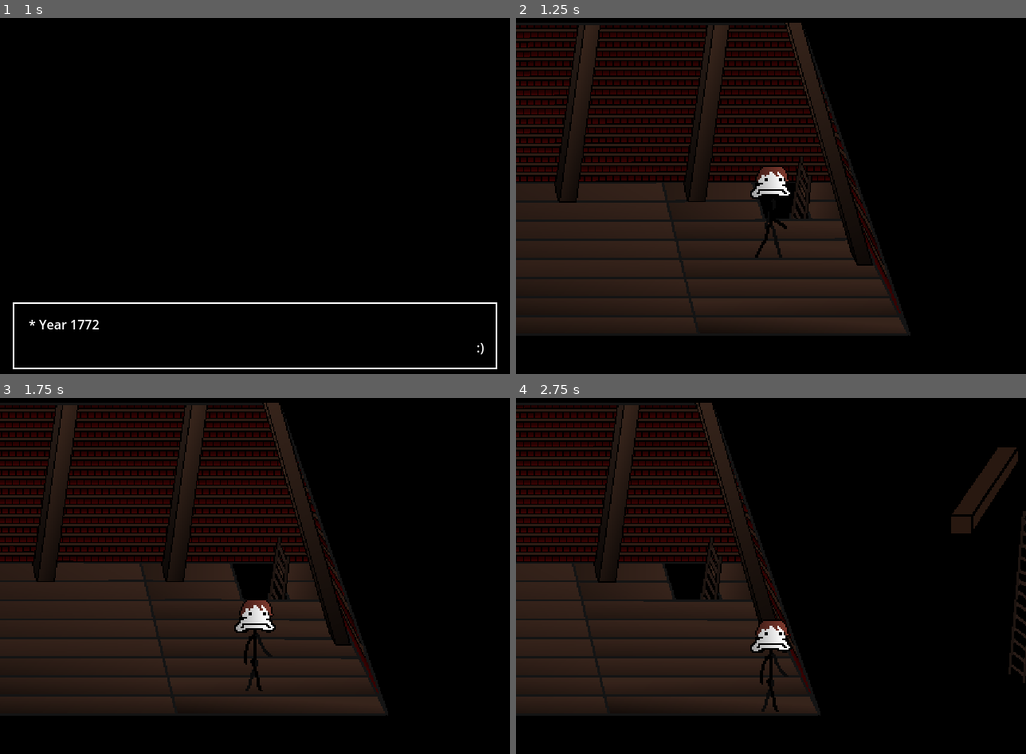
Above: before the commit, frames 1-4 (two rows, left to right).
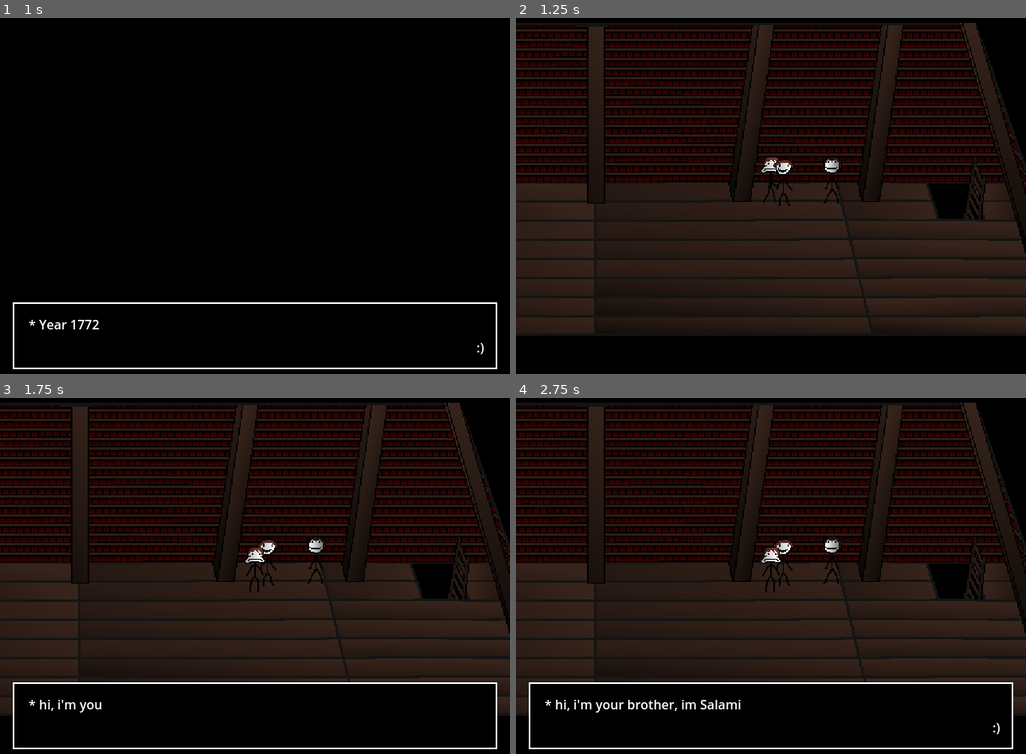
Above: after the commit, the same moments.

Repository: Jupyyter/I-am-hungry-and-my-name-is-Hadarag-Gabriel
Game: Godot game, scene res://scenes/intro.tscn
The game is run twice, just before and just after one commit, with the same random seed, the same clock (stepped at 60 frames per second) and the same inputs.
Inputs:
- Up to frame 1 (1 s): tap Enter (ui_accept) at 0.5, 0.6, 0.77 s; hold Right (ui_right) from 0.53 s (still down)
- Up to frame 2 (1.25 s): keep holding Right (ui_right); tap Enter (ui_accept) at 1.07 s
- Up to frame 3 (1.75 s): release Right (ui_right) at 1.28 s; hold Down (ui_down) from 1.28 s (still down); tap Enter (ui_accept) at 1.35, 1.52 s
- Up to frame 4 (2.75 s): tap Enter (ui_accept) at 1.82, 2.1 s; release Down (ui_down) at 2.03 s; hold Right (ui_right) from 2.03 s (still down)

Frame 1 is identical in both runs. In frame 2, 31% of the frame differs, in the area x 0-100%, y 1-89%; in frame 3, 37%; in frame 4, 42%, in the area x 0-100%, y 1-99%.

Commit message:
dsafdsaf

Diff:
--- a/scenes/lvl1.tscn
+++ b/scenes/lvl1.tscn
@@ -1,14 +1,28 @@
-[gd_scene load_steps=8 format=3 uid="uid://b2hdstu70nyx7"]
+[gd_scene load_steps=14 format=3 uid="uid://b2hdstu70nyx7"]
 
 [ext_resource type="Script" path="res://scripts/lvl1.gd" id="1_8u543"]
 [ext_resource type="PackedScene" uid="uid://de0bpxweuff3e" path="res://scenes/player.tscn" id="2_r1w16"]
 [ext_resource type="Texture2D" uid="uid://bl8trwvomot62" path="res://images/pillarLeft.png" id="3_4so2q"]
 [ext_resource type="Texture2D" uid="uid://cnl6h787hia7k" path="res://images/pillarRight.png" id="4_kssje"]
+[ext_resource type="Texture2D" uid="uid://bb5xdmwh2j814" path="res://images/Salami.png" id="5_eq3v8"]
 [ext_resource type="Texture2D" uid="uid://dhy6527v6h5r6" path="res://images/attic.png" id="5_fxwye"]
 [ext_resource type="Script" path="res://scripts/fallowCam.gd" id="6_e6eef"]
+[ext_resource type="Texture2D" uid="uid://dmp1eoaxw0fqh" path="res://images/Miguel.png" id="6_x51go"]
 
 [sub_resource type="RectangleShape2D" id="RectangleShape2D_vask0"]
-size = Vector2(115, 54)
+size = Vector2(117, 56)
+
+[sub_resource type="RectangleShape2D" id="RectangleShape2D_c1g2y"]
+size = Vector2(26, 20.6667)
+
+[sub_resource type="RectangleShape2D" id="RectangleShape2D_pgte5"]
+size = Vector2(30, 20.6667)
+
+[sub_resource type="RectangleShape2D" id="RectangleShape2D_kfpsw"]
+size = Vector2(7.3334, 4.66666)
+
+[sub_resource type="RectangleShape2D" id="RectangleShape2D_yxsvc"]
+size = Vector2(21.5, 7)
 
 [node name="lvl1" type="Node2D"]
 z_as_relative = false
@@ -20,7 +34,6 @@
 y_sort_enabled = true
 
 [node name="Attic" type="Sprite2D" parent="StaticBody2D"]
-z_index = 1
 y_sort_enabled = true
 texture_filter = 1
 position = Vector2(820, 196)
@@ -39,20 +52,60 @@
 texture = ExtResource("3_4so2q")
 offset = Vector2(0, -101)
 
+[node name="ladder" type="Area2D" parent="StaticBody2D/Attic"]
+position = Vector2(162.667, 21.3333)
+scale = Vector2(0.666667, 0.666667)
+
+[node name="CollisionShape2D" type="CollisionShape2D" parent="StaticBody2D/Attic/ladder"]
+shape = SubResource("RectangleShape2D_vask0")
+
+[node name="salami2" type="Area2D" parent="StaticBody2D/Attic"]
+z_index = 1
+y_sort_enabled = true
+position = Vector2(10.6667, 2)
+
+[node name="salami" type="Sprite2D" parent="StaticBody2D/Attic/salami2"]
+position = Vector2(5.33331, 20)
+texture = ExtResource("5_eq3v8")
+offset = Vector2(0, -20)
+
+[node name="CollisionShape2D" type="CollisionShape2D" parent="StaticBody2D/Attic/salami2"]
+position = Vector2(1.66663, 15.3333)
+shape = SubResource("RectangleShape2D_c1g2y")
+
+[node name="miguel2" type="Area2D" parent="StaticBody2D/Attic"]
+z_index = 1
+y_sort_enabled = true
+position = Vector2(38.6667, 0)
+
+[node name="miguel" type="Sprite2D" parent="StaticBody2D/Attic/miguel2"]
+position = Vector2(18, 20)
+texture = ExtResource("6_x51go")
+offset = Vector2(0, -20)
+
+[node name="CollisionShape2D" type="CollisionShape2D" parent="StaticBody2D/Attic/miguel2"]
+position = Vector2(17.6666, 17)
+shape = SubResource("RectangleShape2D_pgte5")
+
 [node name="CollisionPolygon2D" type="CollisionPolygon2D" parent="StaticBody2D"]
 z_index = 2
 position = Vector2(567, 69)
 polygon = PackedVector2Array(-564, 322, 646, 318, 605, 235, 589, 235, 575, 213, 577, 213, 554, 134, 518, 134, 536, 180, …(365 unchanged characters)…
 
-[node name="ladder" type="Area2D" parent="StaticBody2D"]
-position = Vector2(1064, 228)
+[node name="salamiRectangle" type="CollisionShape2D" parent="StaticBody2D"]
+z_index = 1
+position = Vector2(845.5, 226)
+scale = Vector2(1.5, 1.5)
+shape = SubResource("RectangleShape2D_kfpsw")
 
-[node name="CollisionShape2D" type="CollisionShape2D" parent="StaticBody2D/ladder"]
-position = Vector2(-1.5, 3)
-shape = SubResource("RectangleShape2D_vask0")
+[node name="miguelRectange" type="CollisionShape2D" parent="StaticBody2D"]
+z_index = 1
+position = Vector2(904, 225.5)
+shape = SubResource("RectangleShape2D_yxsvc")
 
 [node name="player" parent="." instance=ExtResource("2_r1w16")]
-position = Vector2(1024, 294)
+position = Vector2(827, 225)
+scale = Vector2(1, 1)
 
 [node name="Camera2D" type="Camera2D" parent="player" node_paths=PackedStringArray("map")]
 position = Vector2(0, -25)
@@ -61,5 +114,9 @@
 script = ExtResource("6_e6eef")
 map = NodePath("../../StaticBody2D/Attic")
 
-[connection signal="body_entered" from="StaticBody2D/ladder" to="." method="_on_ladder_body_entered"]
-[connection signal="body_exited" from="StaticBody2D/ladder" to="." method="_on_ladder_body_exited"]
+[connection signal="body_entered" from="StaticBody2D/Attic/ladder" to="." method="_on_ladder_body_entered"]
+[connection signal="body_exited" from="StaticBody2D/Attic/ladder" to="." method="_on_ladder_body_exited"]
+[connection signal="body_entered" from="StaticBody2D/Attic/salami2" to="." method="_on_salami_2_body_entered"]
+[connection signal="body_exited" from="StaticBody2D/Attic/salami2" to="." method="_on_salami_2_body_exited"]
+[connection signal="body_entered" from="StaticBody2D/Attic/miguel2" to="." method="_on_miguel_2_body_entered"]
+[connection signal="body_exited" from="StaticBody2D/Attic/miguel2" to="." method="_on_miguel_2_body_exited"]
--- a/scenes/lvl2.tscn
+++ b/scenes/lvl2.tscn
@@ -11,7 +11,7 @@
 [ext_resource type="Script" path="res://scripts/fallowCam.gd" id="9_ygv7s"]
 
 [sub_resource type="RectangleShape2D" id="RectangleShape2D_7erkl"]
-size = Vector2(104, 41.5)
+size = Vector2(58.5, 21.6245)
 
 [node name="lvl2" type="Node2D"]
 z_as_relative = false
@@ -21,6 +21,7 @@
 
 [node name="StaticBody2D" type="StaticBody2D" parent="."]
 y_sort_enabled = true
+position = Vector2(0, 20)
 
 [node name="hause" type="Sprite2D" parent="StaticBody2D"]
 z_index = 1
@@ -61,11 +62,10 @@
 [node name="Sprite2D6" type="Sprite2D" parent="StaticBody2D/hause"]
 
 [node name="ladder" type="Area2D" parent="StaticBody2D/hause"]
-position = Vector2(134, 8.75)
-scale = Vector2(0.5, 0.5)
+position = Vector2(313.5, 42.688)
 
 [node name="CollisionShape2D" type="CollisionShape2D" parent="StaticBody2D/hause/ladder"]
-position = Vector2(353, 63.75)
+position = Vector2(1.25, -1.50026)
 shape = SubResource("RectangleShape2D_7erkl")
 
 [node name="CollisionPolygon2D" type="CollisionPolygon2D" parent="StaticBody2D"]
@@ -74,9 +74,10 @@
 polygon = PackedVector2Array(0.5, 228.5, 61.5, 169, 752.5, 169, 813, 227.5, 0.5, 228.5, 72, 228.5, 84, 216.5, 101.5, 21 …(526 unchanged characters)…
 
 [node name="player" parent="." instance=ExtResource("2_h3qom")]
-position = Vector2(1466, 291)
+position = Vector2(1411, 300)
 
 [node name="Camera2D" type="Camera2D" parent="player" node_paths=PackedStringArray("map")]
+position = Vector2(0, -25)
 limit_left = 0
 limit_top = 0
 script = ExtResource("9_ygv7s")
--- a/scripts/lvl1.gd
+++ b/scripts/lvl1.gd
@@ -1,7 +1,10 @@
 extends Node2D
 
 var nearLadder:bool=false
-var lastPosition:Vector2=Vector2.ZERO
+var nearSalami:bool=false
+var salamiConv:int=0
+var miguelConv:int=0
+var nearMiguel:bool=false
 
 #text_box is autoloaded since im using it in every lvl
 @onready var textBox :textBoxClass = get_node("/root/text_box")
@@ -13,6 +16,26 @@
 	if(nearLadder):
 		if(Input.is_action_just_pressed("ui_accept")):
 			get_tree().change_scene_to_file("scenes/lvl2.tscn")
+
+	if(nearSalami):
+		if(Input.is_action_just_pressed("ui_accept") and textBox.current_state==text_box.State.ready):
+			match salamiConv:
+				0:
+					text_box.queue_text("hi, i'm your brother, im Salami")
+					salamiConv=salamiConv+1
+				1:
+					text_box.queue_text("...")
+
+	if(nearMiguel):
+		if(Input.is_action_just_pressed("ui_accept") and textBox.current_state==text_box.State.ready):
+			match miguelConv:
+				0:
+					text_box.queue_text("hi, i'm your brother, im Miguel")
+					miguelConv=miguelConv+1
+				1:
+					text_box.queue_text("...")
+
+
 	#called when the textBox has just finished showing an entire conversation
 	if(text_box.endOfConversation):
 		#get_tree().change_scene_to_file("scenes/lvl2.tscn")
@@ -26,3 +49,21 @@
 func _on_ladder_body_exited(body:Node2D):
 	if body is CharacterBody2D:
 		nearLadder=false
+
+
+
+func _on_salami_2_body_exited(body:Node2D):
+	if body is CharacterBody2D:
+		nearSalami=false
+
+func _on_salami_2_body_entered(body:Node2D):
+	if body is CharacterBody2D:
+		nearSalami=true
+
+
+
+func _on_miguel_2_body_exited(body:Node2D):
+	nearMiguel=false
+
+func _on_miguel_2_body_entered(body:Node2D):
+	nearMiguel=true
--- a/scripts/player.gd
+++ b/scripts/player.gd
@@ -23,6 +23,10 @@
 func get_input():
 	var input_direction :Vector2 = Input.get_vector("ui_left", "ui_right", "ui_up", "ui_down")
 	velocity = input_direction * speed
+
+	#dont move while the textbox is on
+	if text_box.current_state!=text_box.State.ready:
+		velocity=Vector2.ZERO
 
 
 	if velocity!=Vector2(0,0):
Binary file added: images/Miguel.png
Not shown, added: images/Miguel.png.import
Binary file added: images/Salami.png
Not shown, added: images/Salami.png.import
Binary file changed: images/home.aseprite
Binary file changed: images/home.png
